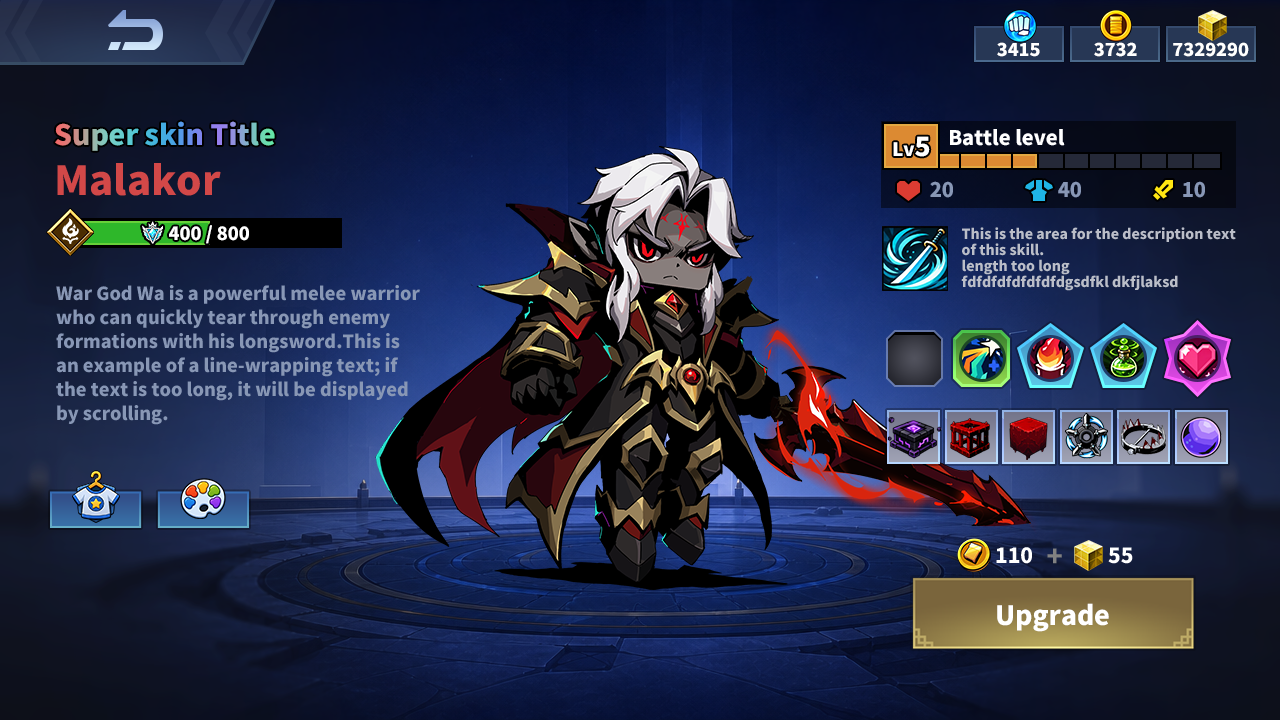
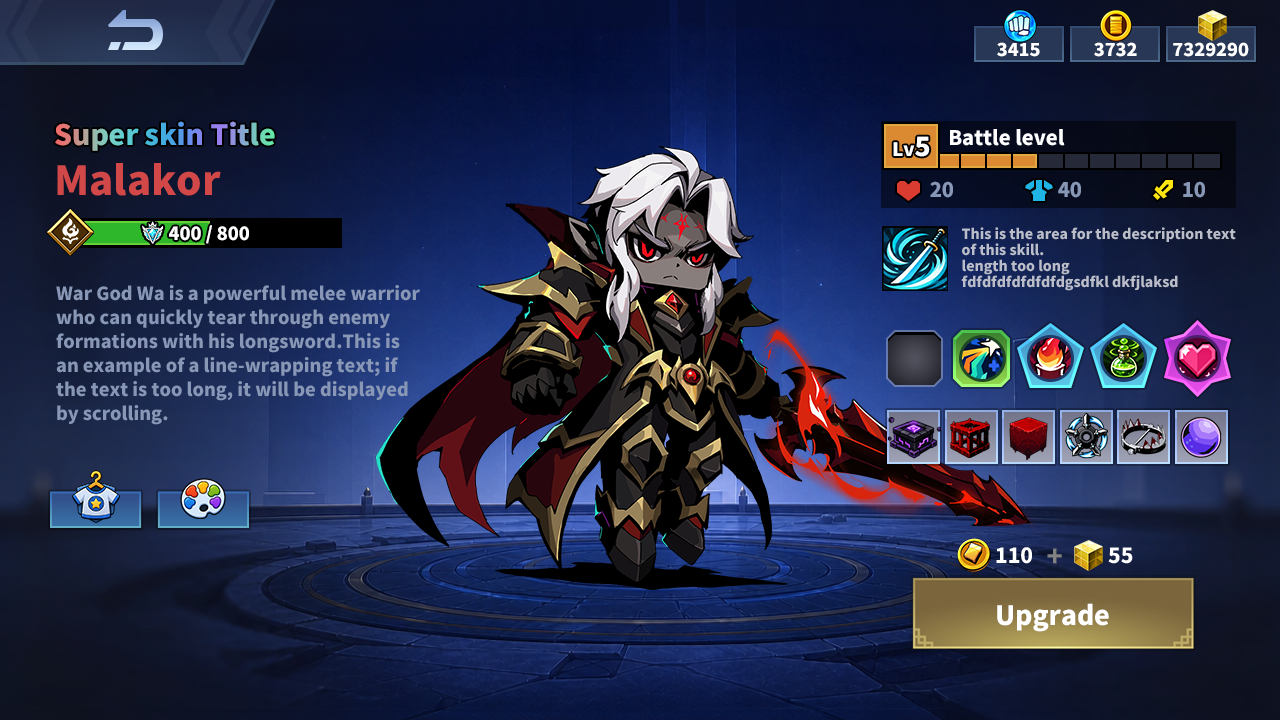
Comparing the layer stacks of the two 1280 x 720 images. Changes:
painted on "返回" over [0, 0, 277, 66]
painted on "背景" over [0, 0, 1280, 720]